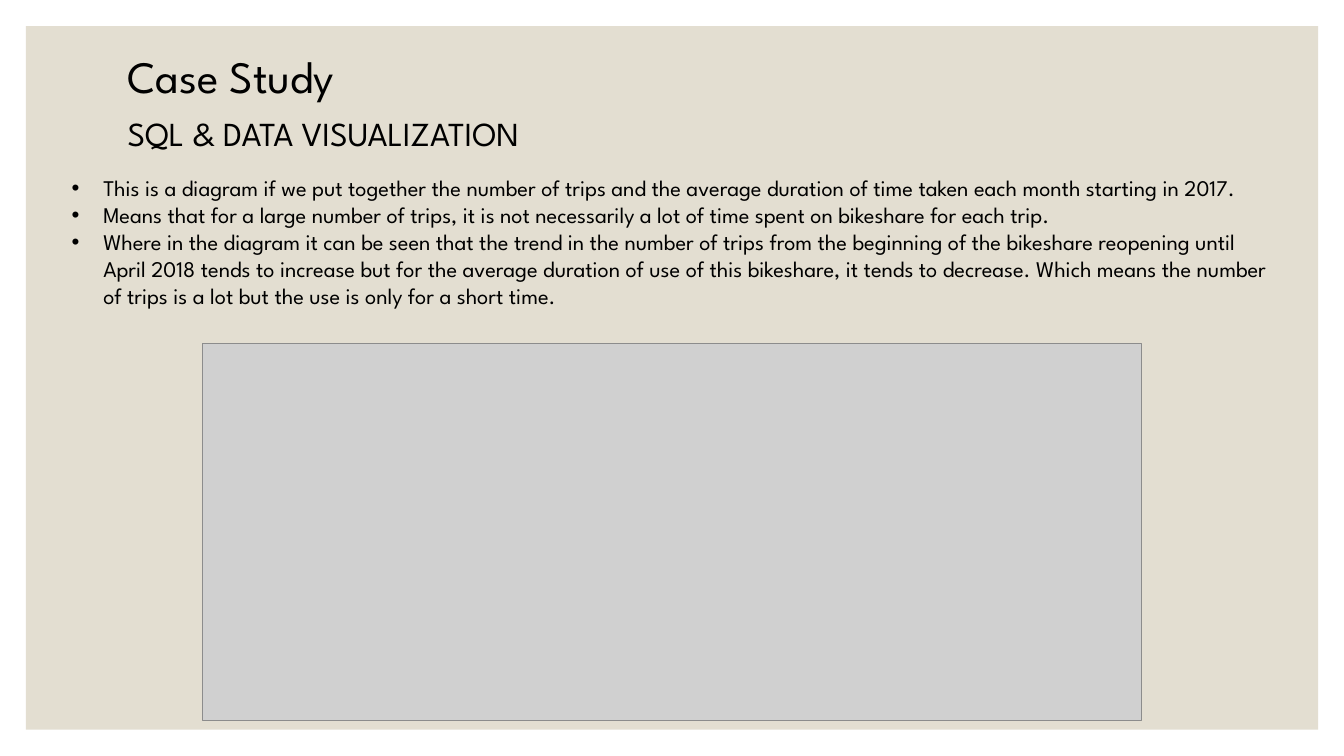
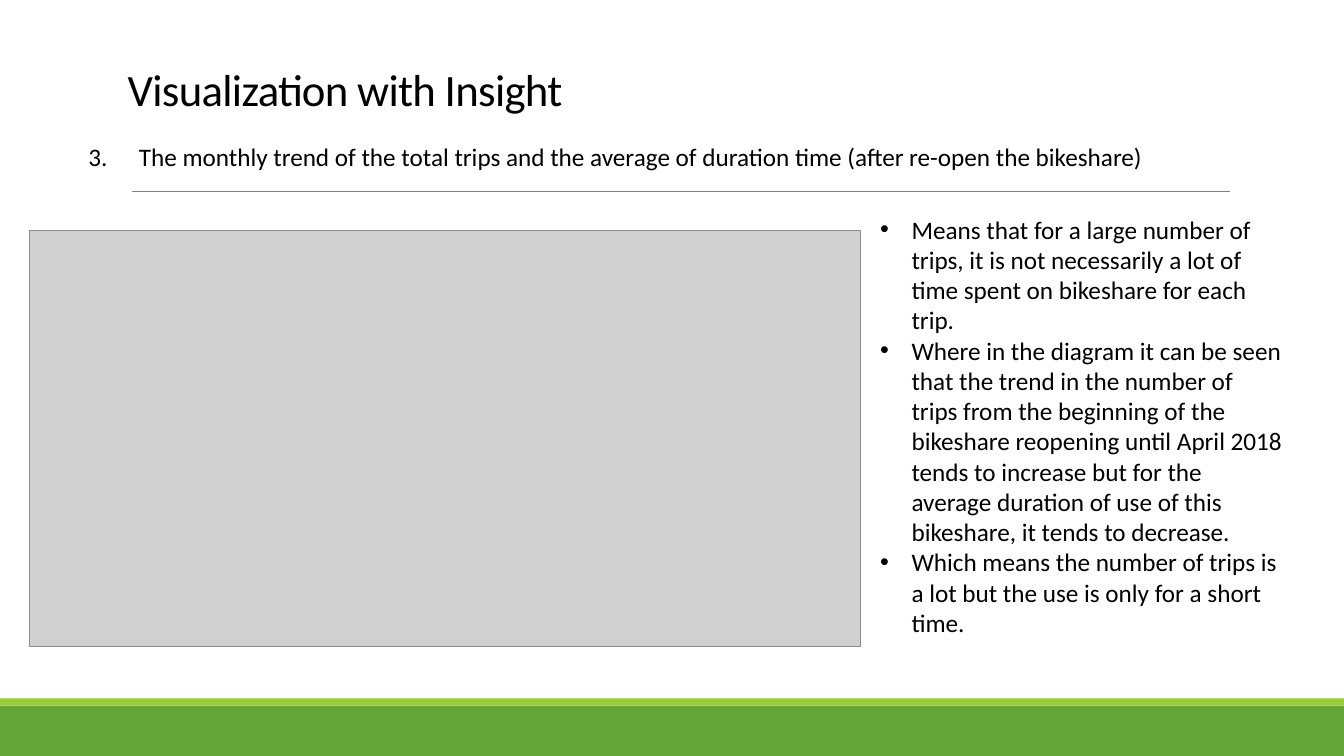
Before and after one commit to damalialutfiani/Assignment1-Data-Analytics-revou, a slide deck: slide 12 of ASSIGNMENT1.pptx (slide 11 before the commit). Drawn at 1344x756 pixels with LibreOffice and Linux fonts; fonts in the diff are those of the drawing; grey boxes stand for pictures. Boxes give left, top, right and bottom in pixels: in the first picture for what was removed or moved away, otherwise in the second. Text is boxed around its words. In the diff, an @@ line names an element or a change of style, - is before the commit and + after.

```diff
--- a/ASSIGNMENT1.pptx
+++ b/ASSIGNMENT1.pptx
@@ rectangle removed at box(26, 26, 1319, 730) @@
@@ title "Visualization with Insight" at box(128, 75, 563, 114): vertical alignment middle to bottom @@
@@ title at box(128, 75, 563, 114): text changed; font League Spartan to Calibri @@
-Case Study
+Visualization with Insight
@@ text added at box(88, 147, 1142, 171), 18 pt, text #000000 @@
+3. The monthly trend of the total trips and the average of duration time (after re-open the bikeshare)
@@ text removed at box(128, 123, 519, 150) @@
-SQL & DATA VISUALIZATION
@@ text at box(103, 180, 1234, 201): paragraph removed @@
-• This is a diagram if we put together the number of trips and the average duration of time taken each month starting in 2017.
@@ line added from (132, 192) to (1231, 192), #808080 0.5 pt @@
@@ text "Means that for a large ...": place and size @@
-text "Means that for a large ..." at box(103, 180, 1266, 309)
+text "Means that for a large ..." at box(912, 221, 1282, 632)
@@ picture: place and size @@
-picture at box(203, 344, 1142, 720)
+picture at box(29, 231, 861, 647)
@@ text at box(912, 221, 1251, 333): size 16 to 18 pt, font League Spartan to Calibri in "Means that for a large number of ..." @@
@@ text at box(912, 342, 1282, 632): text changed; size 16 to 18 pt; font League Spartan to Calibri @@
-• Where in the diagram it can be seen that the trend in the number of trips from the beginning of the bikeshare reopening until April 2018 tends to increase but for the average duration of use of this bikeshare, it tends to decrease. Which means the number of trips is a lot but the use is only for a short time.
+• Where in the diagram it can be seen that the trend in the number of trips from the beginning of the bikeshare reopening until April 2018 tends to increase but for the average duration of use of this bikeshare, it tends to decrease.
+• Which means the number of trips is a lot but the use is only for a short time.
@@ rectangle added at box(0, 706, 1344, 756), fill #63A537 @@
@@ rectangle added at box(0, 699, 1344, 706), fill #99CB38 @@
```
Also in this commit, not shown: 9 other slides changed, 5 slides added, 5 slides removed.
